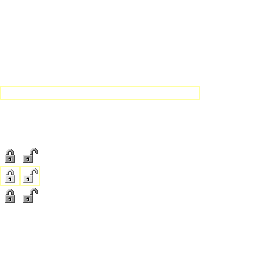
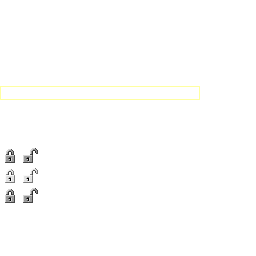
Layers edited between the first and the second 256×256 image:
painted on "矩形 1" over (0, 166, 40, 186)
